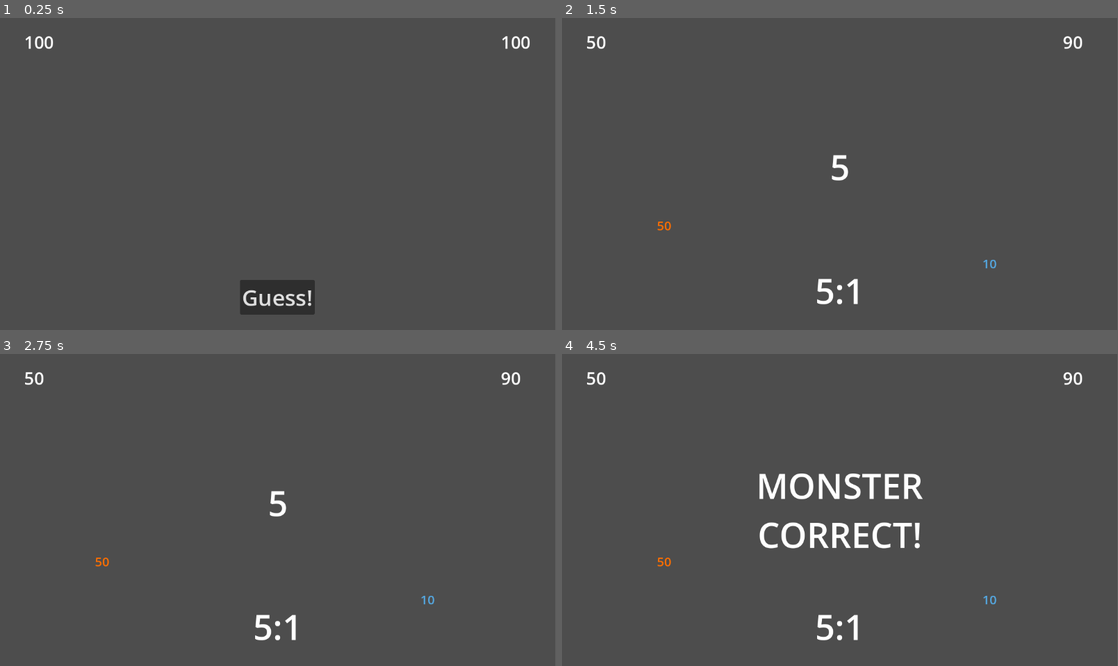
Above: before the commit, frames 1-4 (two rows, left to right).
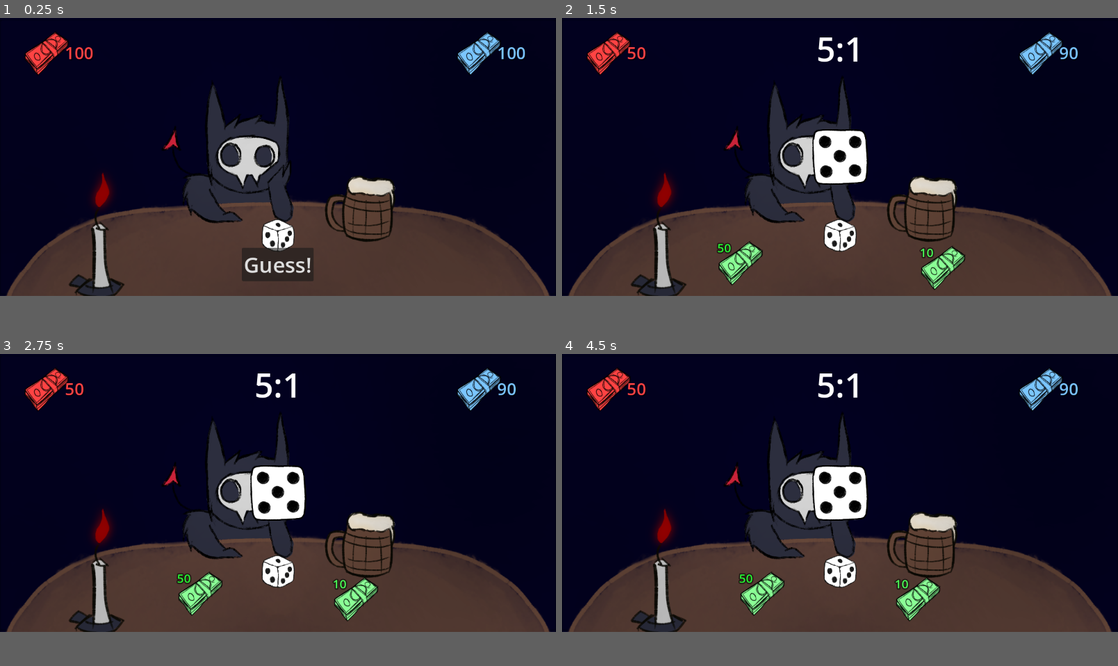
Above: after the commit, the same moments.

Repository: dewakuneiei/Beastly-Bets
Game: Godot game, scene res://Scenes/game.tscn
Same seed, same stepped clock (60 frames per second), same inputs: the game is played once before the commit and once after it.
Inputs:
- Up to frame 1 (0.25 s): no input
- Up to frame 2 (1.5 s): click "Guess!" at 0.5 s; click "Sure" at 1.25 s
- Up to frame 3 (2.75 s): tap Enter at 2 s
- Up to frame 4 (4.5 s): tap Space at 2.75, 4.25 s; tap Enter at 3.5 s
In our replay, the window is 799x449 before the commit and 800x400 after it. These sizes can differ from the game's own. Grey fills any space a smaller window leaves; there, only what the larger window draws over its background counts as a difference.

The runs differ from the first frame. In frame 1, 89% of the frame differs, in the area x 0-100%, y 0-96%; in frame 2, 88%; in frame 3, 88%; in frame 4, 88%.

Commit message:
version 1

Diff:
--- /dev/null
+++ b/Scenes/bg_music.tscn
@@ -0,0 +1,8 @@
+[gd_scene load_steps=2 format=3 uid="uid://tx2su2iwhcr8"]
+
+[ext_resource type="AudioStream" uid="uid://7s80cnxglyr0" path="res://Assets/Sounds/Sad_Hop_Bot__night_Oct_15_2023_700_PM.wav" id="1_tf8g4"]
+
+[node name="Music" type="AudioStreamPlayer2D"]
+stream = ExtResource("1_tf8g4")
+volume_db = -10.0
+autoplay = true
--- a/Scenes/game.tscn
+++ b/Scenes/game.tscn
@@ -1,24 +1,30 @@
-[gd_scene load_steps=5 format=3 uid="uid://c2kounrdyubwn"]
+[gd_scene load_steps=6 format=3 uid="uid://c2kounrdyubwn"]
 
 [ext_resource type="Script" path="res://Scripts/game.gd" id="1_2bd2i"]
 [ext_resource type="Script" path="res://Scripts/Character.gd" id="1_mdrcg"]
-[ext_resource type="PackedScene" uid="uid://rurbiswhpyf6" path="res://Scenes/ui.tscn" id="2_hskcm"]
+[ext_resource type="PackedScene" uid="uid://djkdve5xpg3ws" path="res://Scenes/ui.tscn" id="2_hskcm"]
 [ext_resource type="PackedScene" uid="uid://dc7j6topy0fyi" path="res://Scenes/game_over_ui.tscn" id="4_msuya"]
+[ext_resource type="AudioStream" uid="uid://cg3hvk1x7fmbe" path="res://Assets/Sounds/Plastic_Dice_on_wooden_board_2_Dice_16.wav" id="5_7o1jp"]
 
 [node name="Game" type="Node2D" node_paths=PackedStringArray("ui", "gameover_ui", "character")]
 script = ExtResource("1_2bd2i")
-ui = NodePath("UI")
+ui = NodePath("GameUI")
 gameover_ui = NodePath("GameOverUI")
 character = NodePath("Character")
 
 [node name="Character" type="Node2D" parent="."]
 script = ExtResource("1_mdrcg")
 
-[node name="UI" parent="." node_paths=PackedStringArray("game", "character") instance=ExtResource("2_hskcm")]
+[node name="GameUI" parent="." node_paths=PackedStringArray("game", "character") instance=ExtResource("2_hskcm")]
 game = NodePath("..")
 character = NodePath("../Character")
 
 [node name="GameOverUI" parent="." instance=ExtResource("4_msuya")]
 
-[connection signal="outcomeTimeout" from="UI" to="." method="_on_ui_outcome_timeout"]
-[connection signal="startTheGame" from="UI" to="." method="_on_ui_start_the_game"]
+[node name="soundEffect" type="AudioStreamPlayer2D" parent="."]
+unique_name_in_owner = true
+stream = ExtResource("5_7o1jp")
+volume_db = -5.0
+
+[connection signal="outcomeTimeout" from="GameUI" to="." method="_on_ui_outcome_timeout"]
+[connection signal="startTheGame" from="GameUI" to="." method="_on_ui_start_the_game"]
--- a/Scenes/ui.tscn
+++ b/Scenes/ui.tscn
@@ -1,10 +1,117 @@
-[gd_scene load_steps=3 format=3 uid="uid://rurbiswhpyf6"]
+[gd_scene load_steps=15 format=3 uid="uid://djkdve5xpg3ws"]
 
 [ext_resource type="Script" path="res://Scripts/ui.gd" id="1_3s2jn"]
+[ext_resource type="Texture2D" uid="uid://b3m0fp0hsm5ck" path="res://Assets/dices/dice.png" id="2_c82q5"]
+[ext_resource type="Texture2D" uid="uid://b7s31bjn3cqtb" path="res://Assets/monster_bg.png" id="2_evm16"]
 [ext_resource type="PackedScene" uid="uid://co3xtuknwdebj" path="res://Scenes/input_scene.tscn" id="2_shqe5"]
+[ext_resource type="Texture2D" uid="uid://grddbw46okux" path="res://Assets/moneys/red_money.png" id="3_31g6k"]
+[ext_resource type="Texture2D" uid="uid://dkandjbm6faj8" path="res://Assets/dices/dice_1.png" id="4_bd26c"]
+[ext_resource type="Texture2D" uid="uid://lwriri4vnwwf" path="res://Assets/moneys/blue_money.png" id="4_jjtlt"]
+[ext_resource type="Texture2D" uid="uid://ha6xtr4r02vf" path="res://Assets/moneys/green_money.png" id="7_tbxls"]
+
+[sub_resource type="Animation" id="Animation_qv2kr"]
+resource_name = "slide"
+tracks/0/type = "value"
+tracks/0/imported = false
+tracks/0/enabled = true
+tracks/0/path = NodePath("Control/m_con:position")
+tracks/0/interp = 2
+tracks/0/loop_wrap = true
+tracks/0/keys = {
+"times": PackedFloat32Array(0, 1),
+"transitions": PackedFloat32Array(0.12, 1),
+"update": 0,
+"values": [Vector2(0, 559.999), Vector2(382, 466)]
+}
+
+[sub_resource type="Animation" id="Animation_fta8q"]
+length = 0.001
+tracks/0/type = "value"
+tracks/0/imported = false
+tracks/0/enabled = true
+tracks/0/path = NodePath("Control/m_con:position")
+tracks/0/interp = 1
+tracks/0/loop_wrap = true
+tracks/0/keys = {
+"times": PackedFloat32Array(0),
+"transitions": PackedFloat32Array(1),
+"update": 0,
+"values": [Vector2(205, 442)]
+}
+
+[sub_resource type="AnimationLibrary" id="AnimationLibrary_c2cuf"]
+_data = {
+"RESET": SubResource("Animation_fta8q"),
+"slide": SubResource("Animation_qv2kr")
+}
+
+[sub_resource type="Animation" id="Animation_oyicl"]
+resource_name = "slide"
+tracks/0/type = "value"
+tracks/0/imported = false
+tracks/0/enabled = true
+tracks/0/path = NodePath("Control/p_con:position")
+tracks/0/interp = 2
+tracks/0/loop_wrap = true
+tracks/0/keys = {
+"times": PackedFloat32Array(0, 1),
+"transitions": PackedFloat32Array(0.12, 1),
+"update": 0,
+"values": [Vector2(1160, 560), Vector2(718, 478)]
+}
+
+[sub_resource type="Animation" id="Animation_17gf0"]
+length = 0.001
+tracks/0/type = "value"
+tracks/0/imported = false
+tracks/0/enabled = true
+tracks/0/path = NodePath("Control/p_con:position")
+tracks/0/interp = 1
+tracks/0/loop_wrap = true
+tracks/0/keys = {
+"times": PackedFloat32Array(0),
+"transitions": PackedFloat32Array(1),
+"update": 0,
+"values": [Vector2(1160, 560)]
+}
+
+[sub_resource type="AnimationLibrary" id="AnimationLibrary_kvi6t"]
+_data = {
+"RESET": SubResource("Animation_17gf0"),
+"slide": SubResource("Animation_oyicl")
+}
 
 [node name="UI" type="CanvasLayer"]
 script = ExtResource("1_3s2jn")
+
+[node name="TextureRect2" type="TextureRect" parent="."]
+anchors_preset = 8
+anchor_left = 0.5
+anchor_top = 0.5
+anchor_right = 0.5
+anchor_bottom = 0.5
+offset_left = -62.5
+offset_top = -75.0
+offset_right = 62.5
+offset_bottom = 75.0
+grow_horizontal = 2
+grow_vertical = 2
+texture = ExtResource("2_evm16")
+
+[node name="TextureRect" type="TextureRect" parent="."]
+anchors_preset = 8
+anchor_left = 0.5
+anchor_top = 0.5
+anchor_right = 0.5
+anchor_bottom = 0.5
+offset_left = -37.5
+offset_top = 131.0
+offset_right = 37.5
+offset_bottom = 206.0
+grow_horizontal = 2
+grow_vertical = 2
+texture = ExtResource("2_c82q5")
+expand_mode = 1
 
 [node name="Control" type="Control" parent="."]
 layout_mode = 3
@@ -14,27 +121,71 @@
 grow_horizontal = 2
 grow_vertical = 2
 
-[node name="m_money" type="Label" parent="Control"]
-unique_name_in_owner = true
+[node name="g_number" type="Label" parent="Control"]
+unique_name_in_owner = true
+layout_mode = 1
+anchors_preset = 5
+anchor_left = 0.5
+anchor_right = 0.5
+offset_left = -51.0
+offset_top = 17.0
+offset_right = 51.0
+offset_bottom = 119.0
+grow_horizontal = 2
+theme_override_font_sizes/font_size = 72
+text = "4:6"
+
+[node name="HBoxContainer" type="HBoxContainer" parent="Control"]
 layout_mode = 1
 offset_left = 50.0
 offset_top = 25.0
-offset_right = 113.0
-offset_bottom = 78.0
+offset_right = 217.0
+offset_bottom = 125.0
+theme_override_constants/separation = -10
+
+[node name="TextureRect" type="TextureRect" parent="Control/HBoxContainer"]
+custom_minimum_size = Vector2(100, 100)
+layout_mode = 2
+texture = ExtResource("3_31g6k")
+expand_mode = 1
+
+[node name="m_money" type="Label" parent="Control/HBoxContainer"]
+unique_name_in_owner = true
+layout_mode = 2
+theme_override_colors/font_color = Color(0.996094, 0.261719, 0.261719, 1)
+theme_override_colors/font_shadow_color = Color(0, 0, 0, 0.588235)
+theme_override_constants/shadow_offset_x = 2
+theme_override_constants/shadow_offset_y = 2
 theme_override_font_sizes/font_size = 36
 text = "200"
-
-[node name="p_money" type="Label" parent="Control"]
-unique_name_in_owner = true
+vertical_alignment = 1
+
+[node name="HBoxContainer2" type="HBoxContainer" parent="Control"]
 layout_mode = 1
 anchors_preset = 1
 anchor_left = 1.0
 anchor_right = 1.0
-offset_left = -113.0
+offset_left = -217.0
 offset_top = 25.0
 offset_right = -50.0
-offset_bottom = 78.0
+offset_bottom = 125.0
 grow_horizontal = 0
+theme_override_constants/separation = -10
+
+[node name="TextureRect" type="TextureRect" parent="Control/HBoxContainer2"]
+custom_minimum_size = Vector2(100, 100)
+layout_mode = 2
+texture = ExtResource("4_jjtlt")
+expand_mode = 1
+
+[node name="p_money" type="Label" parent="Control/HBoxContainer2"]
+unique_name_in_owner = true
+layout_mode = 2
+size_flags_horizontal = 3
+theme_override_colors/font_color = Color(0.480469, 0.773438, 0.996094, 1)
+theme_override_colors/font_shadow_color = Color(0, 0, 0, 0.588235)
+theme_override_constants/shadow_offset_x = 2
+theme_override_constants/shadow_offset_y = 2
 theme_override_font_sizes/font_size = 36
 text = "200"
 
@@ -55,12 +206,6 @@
 layout_mode = 2
 alignment = 1
 
-[node name="g_number" type="Label" parent="Control/MarginContainer/HBoxContainer"]
-unique_name_in_owner = true
-layout_mode = 2
-theme_override_font_sizes/font_size = 72
-text = "4:6"
-
 [node name="start_btn" type="Button" parent="Control/MarginContainer/HBoxContainer"]
 unique_name_in_owner = true
 layout_mode = 2
@@ -70,6 +215,7 @@
 
 [node name="InputNode" parent="Control" instance=ExtResource("2_shqe5")]
 unique_name_in_owner = true
+visible = false
 layout_mode = 1
 anchors_preset = 8
 anchor_left = 0.5
@@ -81,6 +227,23 @@
 offset_right = 388.0
 offset_bottom = 261.0
 
+[node name="outcome_t" type="TextureRect" parent="Control"]
+unique_name_in_owner = true
+layout_mode = 1
+anchors_preset = 8
+anchor_left = 0.5
+anchor_top = 0.5
+anchor_right = 0.5
+anchor_bottom = 0.5
+offset_left = -62.5
+offset_top = -62.5
+offset_right = 62.5
+offset_bottom = 62.5
+grow_horizontal = 2
+grow_vertical = 2
+texture = ExtResource("4_bd26c")
+expand_mode = 1
+
 [node name="outcome_l" type="Label" parent="Control"]
 unique_name_in_owner = true
 layout_mode = 1
@@ -95,41 +258,100 @@
 offset_bottom = 64.5
 grow_horizontal = 2
 grow_vertical = 2
+theme_override_colors/font_color = Color(0.858824, 0.647059, 0, 1)
+theme_override_colors/font_shadow_color = Color(0, 0, 0, 1)
+theme_override_constants/shadow_offset_x = 2
+theme_override_constants/shadow_offset_y = 2
 theme_override_font_sizes/font_size = 72
 text = "outcome"
 horizontal_alignment = 1
 autowrap_mode = 3
 
-[node name="m_bet_l" type="Label" parent="Control"]
-unique_name_in_owner = true
-modulate = Color(1, 0.435294, 0, 1)
-layout_mode = 0
-offset_left = 197.0
-offset_top = 413.0
-offset_right = 242.0
-offset_bottom = 452.0
+[node name="p_con" type="Control" parent="Control"]
+layout_mode = 1
+anchors_preset = 3
+anchor_left = 1.0
+anchor_top = 1.0
+anchor_right = 1.0
+anchor_bottom = 1.0
+offset_left = 1160.0
+offset_top = 560.0
+offset_right = 1200.0
+offset_bottom = 600.001
+grow_horizontal = 0
+grow_vertical = 0
+
+[node name="TextureRect" type="TextureRect" parent="Control/p_con"]
+custom_minimum_size = Vector2(100, 100)
+layout_mode = 2
+offset_right = 100.0
+offset_bottom = 100.0
+texture = ExtResource("7_tbxls")
+expand_mode = 1
+
+[node name="p_bet_l" type="Label" parent="Control/p_con"]
+unique_name_in_owner = true
+modulate = Color(0.542969, 0.996094, 0.585938, 1)
+layout_mode = 2
+offset_right = 100.0
+offset_bottom = 39.0
+theme_override_colors/font_color = Color(0.542969, 0.996094, 0.585938, 1)
+theme_override_colors/font_outline_color = Color(0, 0, 0, 0.588235)
+theme_override_constants/outline_size = 10
 theme_override_font_sizes/font_size = 26
 text = "100"
 
-[node name="p_bet_l" type="Label" parent="Control"]
-unique_name_in_owner = true
-modulate = Color(0.333333, 0.662745, 0.890196, 1)
+[node name="m_con" type="Control" parent="Control"]
+layout_mode = 1
+anchors_preset = 2
+anchor_top = 1.0
+anchor_bottom = 1.0
+offset_left = 205.0
+offset_top = 442.0
+offset_right = 245.001
+offset_bottom = 482.001
+grow_vertical = 0
+
+[node name="TextureRect" type="TextureRect" parent="Control/m_con"]
+custom_minimum_size = Vector2(100, 100)
+layout_mode = 2
+offset_right = 100.0
+offset_bottom = 100.0
+texture = ExtResource("7_tbxls")
+expand_mode = 1
+
+[node name="m_bet_l" type="Label" parent="Control/m_con"]
+unique_name_in_owner = true
+modulate = Color(0.542969, 0.996094, 0.585938, 1)
 layout_mode = 0
-offset_left = 872.0
-offset_top = 492.0
-offset_right = 917.0
-offset_bottom = 531.0
+offset_right = 45.0
+offset_bottom = 39.0
+theme_override_colors/font_color = Color(0.289063, 0.96875, 0.339844, 1)
+theme_override_colors/font_outline_color = Color(0, 0, 0, 0.588235)
+theme_override_constants/outline_size = 10
 theme_override_font_sizes/font_size = 26
 text = "100"
 
 [node name="ShowOutcome" type="Timer" parent="."]
-wait_time = 3.0
+wait_time = 5.0
 one_shot = true
 
 [node name="Notifly" type="Timer" parent="."]
 wait_time = 3.0
 one_shot = true
 
+[node name="AnimationPlayer1" type="AnimationPlayer" parent="."]
+unique_name_in_owner = true
+libraries = {
+"": SubResource("AnimationLibrary_c2cuf")
+}
+
+[node name="AnimationPlayer2" type="AnimationPlayer" parent="."]
+unique_name_in_owner = true
+libraries = {
+"": SubResource("AnimationLibrary_kvi6t")
+}
+
 [connection signal="pressed" from="Control/MarginContainer/HBoxContainer/start_btn" to="." method="_on_start_btn_pressed"]
 [connection signal="timeout" from="ShowOutcome" to="." method="_on_show_outcome_timeout"]
 [connection signal="timeout" from="Notifly" to="." method="_on_notifly_timeout"]
--- /dev/null
+++ b/Scripts/UI_Player.gd
@@ -0,0 +1,6 @@
+extends AnimationPlayer
+class_name UI_Player
+
+func PlayAnimation():
+	play("slide")
+	play("slide2")
--- a/Scripts/game.gd
+++ b/Scripts/game.gd
@@ -6,10 +6,12 @@
 @export var gameover_ui : GameOverUI
 @export var character: Character
 const com_bet_optional : = {
-	"min" : 25,
-	"mid" : 35,
+	"min" : 10,
+	"mid" : 20,
 	"max" : 50
 }
+
+@onready var soundEffect : AudioStreamPlayer2D = %soundEffect
 
 var rng = RandomNumberGenerator.new()
 var outcome:int
@@ -31,6 +33,7 @@
 
 	ui.showStart(true)
 	gameover_ui.setVisible(false)
+	ui.show_money_bet(false)
 	gameReset()
 
 
@@ -53,7 +56,8 @@
 	ui.set_monster_bet_text(character.m_bet)
 	ui.set_player_bet_text(character.p_bet)
 	ui.showInputScene(false)
-	ui.show_bet_label(true)
+	ui.show_money_bet(true)
+	ui.playMoneySlideAnim()
 
 	character.player_money -= bet_amount
 
@@ -82,8 +86,11 @@
 		character.m_guess = rng.randi_range(1, 6)
 
 func rolledDice():
+	soundEffect.play()
+
 	outcome = rng.randi_range(1, 6)
 	allResult.append(findWinner())
+	ui.set_image(outcome)
 	ui.showOutcome(outcome) # show and wait for seconds
 	print("outcome: ", outcome)
 
@@ -187,7 +194,7 @@
 	ui.set_player_bet_text(0)
 	character.m_bet = 0
 	character.p_bet = 0
-	ui.show_bet_label(false)
+	ui.show_money_bet(false)
 
 func sum(a: int, b:int):
 	return a + b
--- a/Scripts/game_over_ui.gd
+++ b/Scripts/game_over_ui.gd
@@ -30,7 +30,7 @@
 			object["dist"] == 0 and
 			object["winner"] == 'm'):
 				text += "MONSTER CORRECTLY!"
-				pwin += 1
+				mwin += 1
 		elif(
 			object["dist"] != 0 and
 			object["winner"] == 'p'):
--- a/Scripts/player_input.gd
+++ b/Scripts/player_input.gd
@@ -39,9 +39,6 @@
 func _reset_defualt():
 	_number_input = 1
 	_bet_amount = 1
-
-
-
 
 
 
--- a/Scripts/ui.gd
+++ b/Scripts/ui.gd
@@ -10,15 +10,26 @@
 @onready var timerNotifly := $Notifly
 @onready var _m_bet_l = %m_bet_l
 @onready var _p_bet_l = %p_bet_l
-
+@onready var _outcome_t = %outcome_t
 
 @onready var player_input : PlayerInput = %InputNode
+
 
 @export var game : Game
 @export var character: Character
 
+@onready var _anim_player1 : AnimationPlayer = %AnimationPlayer1
+@onready var _anim_player2 : AnimationPlayer = %AnimationPlayer2
+
 # used for count the outcome round timeout
 var index_time
+
+var texture1 : Texture2D
+var texture2 : Texture2D
+var texture3 : Texture2D
+var texture4 : Texture2D
+var texture5 : Texture2D
+var texture6 : Texture2D
 
 signal startTheGame
 signal outcomeTimeout
@@ -36,10 +47,22 @@
 	player_input.game = game
 
 	outcome_l.visible = false
+	_outcome_t.visible = false
 	showInputScene(false)
+
+	_setupImage()
 
 	# do not change this value
 	index_time = 0
+
+func _setupImage() :
+	texture1 = preload("res://Assets/dices/dice_1.png")
+	texture2 = preload("res://Assets/dices/dice_2.png")
+	texture3 = preload("res://Assets/dices/dice_3.png")
+	texture4 = preload("res://Assets/dices/dice_4.png")
+	texture5 = preload("res://Assets/dices/dice_5.png")
+	texture6 = preload("res://Assets/dices/dice_6.png")
+
 
 func showStart(isVisible: bool) -> void:
 	start_btn.visible = isVisible
@@ -61,13 +84,14 @@
 	g_number.text = text
 
 func showOutcome(arr):
-	outcome_l.text = str(arr)
-	outcome_l.visible = true
+	_outcome_t.visible = true
 	timerOutcome.start()
 
 
 func _on_show_outcome_timeout():
-	# bug
+	_outcome_t.visible = false
+	outcome_l.visible = true
+
 	var last_result : Dictionary = game.allResult[game.allResult.size() - 1]
 
 	if(last_result["winner"] == 'n'):
@@ -103,6 +127,26 @@
 func set_player_bet_text(text):
 	_p_bet_l.text = str(text)
 
-func show_bet_label(isVisible: bool):
-	_m_bet_l.visible = isVisible
-	_p_bet_l.visible = isVisible
+func show_money_bet(isVisible: bool):
+	_m_bet_l.get_parent().visible = isVisible
+	_p_bet_l.get_parent().visible = isVisible
+
+
+func set_image(num: int):
+	match num:
+		1:
+			_outcome_t.texture = texture1
+		2:
+			_outcome_t.texture = texture2
+		3:
+			_outcome_t.texture = texture3
+		4:
+			_outcome_t.texture = texture4
+		5:
+			_outcome_t.texture = texture5
+		6:
+			_outcome_t.texture = texture6
+
+func playMoneySlideAnim():
+	_anim_player1.play("slide")
+	_anim_player2.play("slide")
--- a/project.godot
+++ b/project.godot
@@ -14,3 +14,13 @@
 run/main_scene="res://Scenes/game.tscn"
 config/features=PackedStringArray("4.1", "Forward Plus")
 config/icon="res://icon.svg"
+
+[autoload]
+
+BgMusic="*res://Scenes/bg_music.tscn"
+
+[display]
+
+window/size/viewport_width=1200
+window/size/viewport_height=600
+window/size/resizable=false
Not shown, added: Assets/Sounds/Plastic_Dice_on_wooden_board_2_Dice_16.wav.import
Not shown, added: Assets/Sounds/Sad_Hop_Bot__night_Oct_15_2023_700_PM.wav.import
Binary file added: Assets/dices/dice.png
Not shown, added: Assets/dices/dice.png.import
Binary file added: Assets/dices/dice_1.png
Not shown, added: Assets/dices/dice_1.png.import
Binary file added: Assets/dices/dice_2.png
Not shown, added: Assets/dices/dice_2.png.import
Binary file added: Assets/dices/dice_3.png
Not shown, added: Assets/dices/dice_3.png.import
Binary file added: Assets/dices/dice_4.png
Not shown, added: Assets/dices/dice_4.png.import
(and 14 more such lines)
